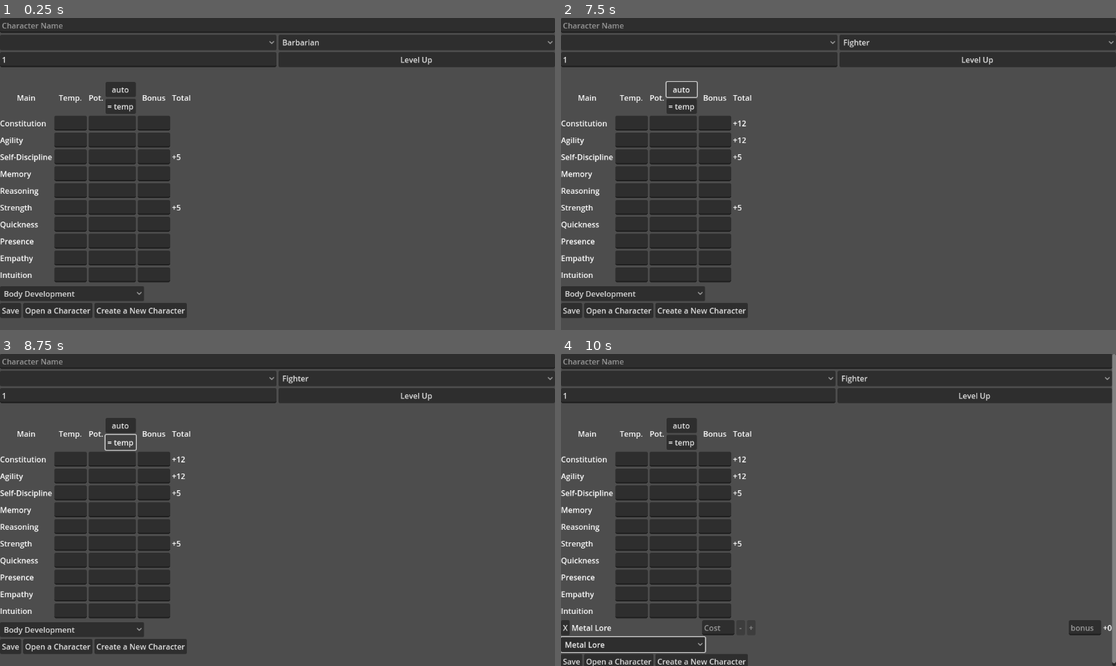
Above: before the commit, frames 1-4 (two rows, left to right).
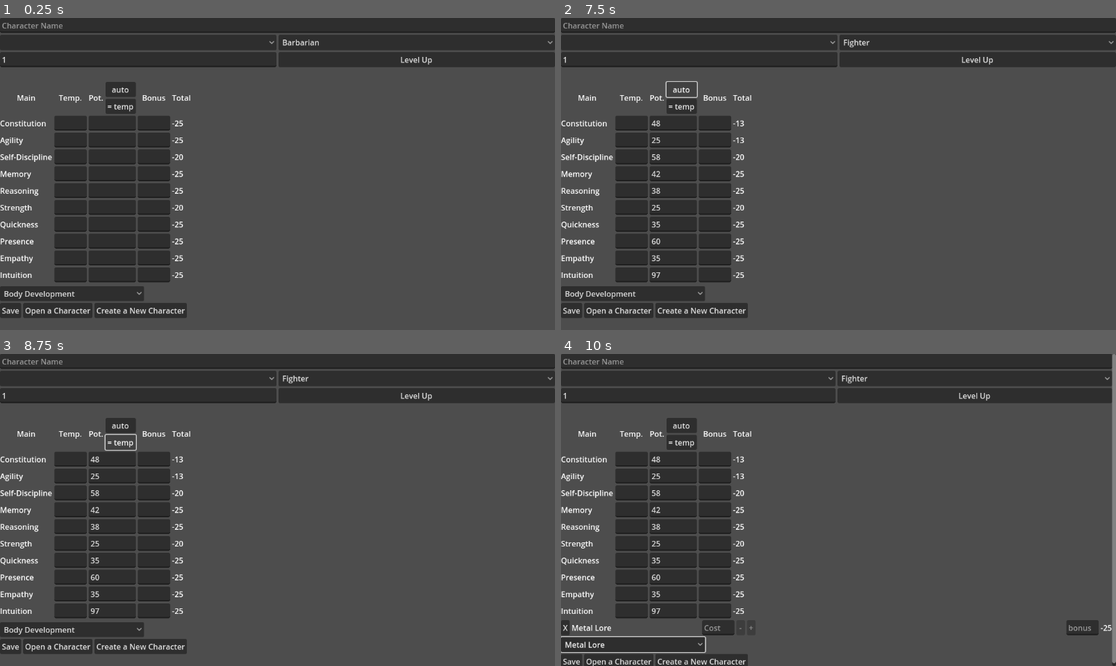
Above: after the commit, the same moments.

Repository: the-alex-g/RMCalculator
Game: Godot game, scene res://main/main.tscn
Same seed, same stepped clock (60 frames per second), same inputs: the game is played once before the commit and once after it.
Inputs (mouse positions are in pixels of both pictures, inside the frame that each line leads up to):
- Up to frame 1 (0.25 s): no input
- Up to frame 2 (7.5 s): click (838, 24) at 0.52 s; type "Alex" at 0.6 s; click (633, 124) at 0.75 s; type "12" at 0.83 s; click (672, 124) at 0.98 s; type "12" at 1.07 s; click (716, 124) at 1.27 s; type "12" at 1.35 s; click (633, 139) at 1.5 s; type "12" at 1.58 s; click (672, 139) at 1.73 s; type "12" at 1.82 s; click (716, 139) at 2.02 s; type "12" at 2.1 s; click (633, 158) at 2.25 s; type "12" at 2.33 s; click (672, 158) at 2.48 s; type "12" at 2.57 s; click "Create a New Character" at 2.75 s; click "Create a New Character" at 3.5 s; click (699, 42) at 4.25 s; click "Barbarian" at 5 s; click "Level Up" at 5.75 s; click "Fighter" at 6.5 s; click "auto" at 7.25 s
- Up to frame 3 (8.75 s): click "= temp" at 8 s
- Up to frame 4 (10 s): click "Body Development" at 8.75 s; click "Open a Character" at 9.5 s

The runs differ from the first frame. In frame 1, 0.2% of the frame differs, in the area x 30-34%, y 32-84%; in frame 2, 0.4%; in frame 3, 0.4%; in frame 4, 0.5%, in the area x 16-100%, y 32-91%.

Commit message:
Add page that's formatted for printing

Diff:
--- a/project/main/main.gd
+++ b/project/main/main.gd
@@ -35,8 +35,10 @@
 func _process(_delta: float) -> void:
 	if Input.is_action_just_pressed("open"):
 		_open_file_dialog(_open)
-	if Input.is_action_just_pressed("save"):
+	elif Input.is_action_just_pressed("save"):
 		_save()
+	elif Input.is_action_just_pressed("new"):
+		_make_new()
 
 
 func _on_save_button_pressed() -> void:
@@ -101,6 +103,8 @@
 
 	_load_path = filepath
 
+	_dev_point_label.text = ""
+
 
 func _select_item_by_text(option_button: OptionButton, text: String) -> void:
 	for i in option_button.item_count:
@@ -162,8 +166,8 @@
 
 func _finish_level() -> void:
 	_leveling_up = false
-	_dev_point_label.hide()
-	_log_label.hide()
+	_dev_point_label.text = ""
+	_log_label.text = ""
 	level_up_finished.emit()
 	_level_up_button.text = "Level Up"
 
@@ -171,10 +175,8 @@
 func _level_up() -> void:
 	level += 1
 	_log_label.text = _stat_field.level_up()
-	_log_label.show()
 	var dev_points := _stat_field.get_dev_points()
 	_dev_point_label.text = "Dev Points: %d" % [dev_points]
-	_dev_point_label.show()
 	_skill_container.level_up(dev_points)
 	_leveling_up = true
 	_level_up_button.text = "Finish Level Up"
--- /dev/null
+++ b/project/output/compound_cell.gd
@@ -0,0 +1,32 @@
+@tool
+class_name CompoundHeading
+extends VBoxContainer
+
+@export var title := "" :
+	set(value):
+		title = value
+		_title_label.text = "- " + title + " -"
+@export var sections : Array[String] = [] :
+	set(value):
+		sections = value
+		for child in _section_container.get_children():
+			child.queue_free()
+		for section in sections:
+			var label := Label.new()
+			_section_container.add_child(label)
+			label.text = section
+			label.horizontal_alignment = HORIZONTAL_ALIGNMENT_CENTER
+		_section_container.columns = sections.size()
+
+var _title_label := Label.new()
+var _section_container := GridContainer.new()
+
+
+func _init() -> void:
+	_title_label.horizontal_alignment = HORIZONTAL_ALIGNMENT_CENTER
+	add_child(_title_label, false, Node.INTERNAL_MODE_FRONT)
+	add_child(_section_container, false, Node.INTERNAL_MODE_FRONT)
+
+
+func add_element(item: Control) -> void:
+	_section_container.add_child(item)
--- /dev/null
+++ b/project/output/print.gd
@@ -0,0 +1,128 @@
+extends ScrollContainer
+
+const STAT_NAMES := {
+	SkillContainer.IN:"Intuition",
+	SkillContainer.EM:"Empathy",
+	SkillContainer.AG:"Agility",
+	SkillContainer.QU:"Quickness",
+	SkillContainer.PR:"Presence",
+	SkillContainer.ST:"Strength",
+	SkillContainer.RE:"Reasoning",
+	SkillContainer.ME:"Memory",
+	SkillContainer.SD:"Self-Discipline",
+	SkillContainer.CO:"Constitution"
+}
+
+
+func _ready() -> void:
+	load_from("res://characters/nuquerna.cfg")
+
+
+func load_from(path: String) -> void:
+	var file := ConfigFile.new()
+	file.load(path)
+
+	var race: String = file.get_value("character", "race", "")
+	var rm_class: String = file.get_value("character", "class", "")
+	var level: int  = file.get_value("character", "level", 1)
+	$VBoxContainer/GridContainer/Name.text = "Character Name: " + file.get_value("character", "name", "")
+	$VBoxContainer/GridContainer/Label.text = "Profession: " + rm_class
+	$VBoxContainer/GridContainer/HBoxContainer/Label2.text = "Race: " + race
+	$VBoxContainer/GridContainer/HBoxContainer/Label.text = "Level: %d" % [level]
+
+	var stat_bonuses := {}
+
+	var stat_info : Dictionary = file.get_value("character", "stats", {})
+	for stat: String in StatField.STATS:
+		var stat_dict : Dictionary = stat_info.get_or_add(stat, {"temp":0, "pot":0, "bonus":0})
+		for s:String in [
+			stat, "(OP)", str(stat_dict.temp), str(stat_dict.pot)
+		]:
+			var label := Label.new()
+			label.text = s
+			$VBoxContainer/HBoxContainer/Stats.add_child(label)
+
+		if stat in ["Constitution", "Agility", "Self-Discipline", "Memory", "Reasoning"]:
+			var label := Label.new()
+			label.text = str(StatField.calculate_dev_points(stat_dict.temp))
+			label.horizontal_alignment = HORIZONTAL_ALIGNMENT_CENTER
+			$VBoxContainer/HBoxContainer/Stats.add_child(label)
+		else:
+			$VBoxContainer/HBoxContainer/Stats.add_child(Control.new())
+
+		var normal := StatField.get_base_bonus(stat_dict.temp)
+		var racial := StatField.get_racial_bonus(stat, race)
+		var total : int = normal + racial + stat_dict.bonus
+		stat_bonuses[stat] = total
+		for i: int in [normal, racial, total]:
+
+			var label := Label.new()
+			label.text = str(i)
+			label.horizontal_alignment = HORIZONTAL_ALIGNMENT_CENTER
+			$VBoxContainer/HBoxContainer/StatBonuses.add_element(label)
+
+	if file.has_section("skills"):
+		for skill_name in file.get_section_keys("skills"):
+			var skill_dict : Dictionary = file.get_value("skills", skill_name, {})
+			var skill : SkillContainer.Skill = SkillContainer.skill_dict[skill_name]
+			var boxes : Array[HBoxContainer] = [HBoxContainer.new(), HBoxContainer.new(), HBoxContainer.new()]
+			for box in boxes:
+				$VBoxContainer/HBoxContainer2/Ranks.add_element(box)
+			for i in skill_dict.rank:
+				var tick := TextureRect.new()
+				tick.custom_minimum_size = Vector2(0, 23)
+				tick.texture = preload("res://skills/tick_mark.png")
+				tick.modulate = Color.BLACK
+				if i % 5 == 4:
+					tick.custom_minimum_size = Vector2(32, 0)
+					tick.size_flags_horizontal = Control.SIZE_SHRINK_END
+					tick.size_flags_vertical = Control.SIZE_SHRINK_CENTER
+					tick.stretch_mode = TextureRect.STRETCH_KEEP
+				else:
+					tick.stretch_mode = TextureRect.STRETCH_KEEP_CENTERED
+				if i < 10:
+					boxes[0].add_child(tick)
+				elif i < 20:
+					boxes[1].add_child(tick)
+				else:
+					boxes[2].add_child(tick)
+			var label := Label.new()
+			label.text = skill_name
+			$VBoxContainer/HBoxContainer2/GridContainer.add_child(label)
+
+			label = Label.new()
+			label.text = skill_dict.cost
+			$VBoxContainer/HBoxContainer2/GridContainer.add_child(label)
+
+			label = Label.new()
+			var rank_bonus := SkillEntry.get_rank_bonus(skill_dict.rank)
+			label.text = str(rank_bonus)
+			$VBoxContainer/HBoxContainer2/Bonuses.add_element(label)
+
+			label = Label.new()
+			var stat_bonus := 0
+			for stat in skill.stats:
+				stat_bonus += stat_bonuses[STAT_NAMES[stat]]
+			stat_bonus /= skill.stats.size()
+			label.text = str(floor(stat_bonus))
+			$VBoxContainer/HBoxContainer2/Bonuses.add_element(label)
+
+			label = Label.new()
+			label.text = ""
+			var level_bonus := 0
+			if skill.category in SkillContainer.CLASS_LEVEL_BONUSES[rm_class]:
+				level_bonus = SkillContainer.CLASS_LEVEL_BONUSES[rm_class][skill.category] * level
+				label.text = str(level_bonus)
+			$VBoxContainer/HBoxContainer2/Bonuses.add_element(label)
+
+			$VBoxContainer/HBoxContainer2/Bonuses.add_element(Control.new())
+
+			label = Label.new()
+			label.text = str(skill_dict.bonus) if skill_dict.bonus != 0 else ""
+			$VBoxContainer/HBoxContainer2/Bonuses.add_element(label)
+
+			$VBoxContainer/HBoxContainer2/Bonuses.add_element(Control.new())
+
+			label = Label.new()
+			label.text = str(skill_dict.bonus + level_bonus + stat_bonus + rank_bonus)
+			$VBoxContainer/HBoxContainer2/Bonuses.add_element(label)
--- /dev/null
+++ b/project/output/print.tscn
@@ -0,0 +1,145 @@
+[gd_scene load_steps=3 format=3 uid="uid://dbrodt8pnxnyg"]
+
+[ext_resource type="Script" path="res://output/compound_cell.gd" id="1_5gs3u"]
+[ext_resource type="Script" path="res://output/print.gd" id="1_8ihut"]
+
+[node name="Print" type="ScrollContainer"]
+anchors_preset = 15
+anchor_right = 1.0
+anchor_bottom = 1.0
+grow_horizontal = 2
+grow_vertical = 2
+script = ExtResource("1_8ihut")
+
+[node name="VBoxContainer" type="VBoxContainer" parent="."]
+layout_mode = 2
+
+[node name="GridContainer" type="GridContainer" parent="VBoxContainer"]
+layout_mode = 2
+columns = 2
+
+[node name="Name" type="Label" parent="VBoxContainer/GridContainer"]
+layout_mode = 2
+size_flags_horizontal = 3
+text = "Character Name: "
+
+[node name="PlayerName" type="Label" parent="VBoxContainer/GridContainer"]
+layout_mode = 2
+size_flags_horizontal = 3
+text = "Player Name:"
+
+[node name="Label" type="Label" parent="VBoxContainer/GridContainer"]
+layout_mode = 2
+size_flags_horizontal = 3
+text = "Profession"
+
+[node name="HBoxContainer" type="HBoxContainer" parent="VBoxContainer/GridContainer"]
+layout_mode = 2
+size_flags_horizontal = 3
+
+[node name="Label" type="Label" parent="VBoxContainer/GridContainer/HBoxContainer"]
+layout_mode = 2
+size_flags_horizontal = 3
+text = "Level"
+
+[node name="Label2" type="Label" parent="VBoxContainer/GridContainer/HBoxContainer"]
+layout_mode = 2
+size_flags_horizontal = 3
+text = "Race"
+
+[node name="Label2" type="Label" parent="VBoxContainer/GridContainer"]
+layout_mode = 2
+size_flags_horizontal = 3
+text = "Place of Origin"
+
+[node name="Label3" type="Label" parent="VBoxContainer/GridContainer"]
+layout_mode = 2
+size_flags_horizontal = 3
+text = "Religion"
+
+[node name="HBoxContainer" type="HBoxContainer" parent="VBoxContainer"]
+layout_mode = 2
+
+[node name="Stats" type="GridContainer" parent="VBoxContainer/HBoxContainer"]
+layout_mode = 2
+columns = 5
+
+[node name="Label4" type="Label" parent="VBoxContainer/HBoxContainer/Stats"]
+layout_mode = 2
+text = "Main"
+
+[node name="Label5" type="Label" parent="VBoxContainer/HBoxContainer/Stats"]
+layout_mode = 2
+text = "Abbr."
+horizontal_alignment = 2
+
+[node name="Label" type="Label" parent="VBoxContainer/HBoxContainer/Stats"]
+layout_mode = 2
+text = "Temp."
+horizontal_alignment = 1
+
+[node name="Label2" type="Label" parent="VBoxContainer/HBoxContainer/Stats"]
+layout_mode = 2
+text = "Pot."
+horizontal_alignment = 1
+
+[node name="Label3" type="Label" parent="VBoxContainer/HBoxContainer/Stats"]
+layout_mode = 2
+text = "Dev.
+Pts."
+horizontal_alignment = 1
+
+[node name="StatBonuses" type="VBoxContainer" parent="VBoxContainer/HBoxContainer"]
+layout_mode = 2
+script = ExtResource("1_5gs3u")
+title = "BONUSES"
+sections = Array[String](["Normal", "Race", "Total"])
+
+[node name="Languages" type="GridContainer" parent="VBoxContainer/HBoxContainer"]
+layout_mode = 2
+columns = 2
+
+[node name="Label" type="Label" parent="VBoxContainer/HBoxContainer/Languages"]
+layout_mode = 2
+text = "Languages"
+
+[node name="CompoundHeading" type="VBoxContainer" parent="VBoxContainer/HBoxContainer/Languages"]
+layout_mode = 2
+script = ExtResource("1_5gs3u")
+title = "RANK"
+sections = Array[String](["Spoken", "Written"])
+
+[node name="HBoxContainer2" type="HBoxContainer" parent="VBoxContainer"]
+layout_mode = 2
+
+[node name="GridContainer" type="GridContainer" parent="VBoxContainer/HBoxContainer2"]
+layout_mode = 2
+columns = 2
+
+[node name="Label" type="Label" parent="VBoxContainer/HBoxContainer2/GridContainer"]
+layout_mode = 2
+text = "Skill/Capability"
+vertical_alignment = 2
+
+[node name="Label2" type="Label" parent="VBoxContainer/HBoxContainer2/GridContainer"]
+layout_mode = 2
+text = "Cost"
+vertical_alignment = 2
+
+[node name="Control" type="Label" parent="VBoxContainer/HBoxContainer2/GridContainer"]
+layout_mode = 2
+
+[node name="Control2" type="Label" parent="VBoxContainer/HBoxContainer2/GridContainer"]
+layout_mode = 2
+
+[node name="Ranks" type="VBoxContainer" parent="VBoxContainer/HBoxContainer2"]
+layout_mode = 2
+script = ExtResource("1_5gs3u")
+title = "SKILL RANKS"
+sections = Array[String](["5/Rank", "2/Rank", "1/Rank"])
+
+[node name="Bonuses" type="VBoxContainer" parent="VBoxContainer/HBoxContainer2"]
+layout_mode = 2
+script = ExtResource("1_5gs3u")
+title = "BONUSES"
+sections = Array[String](["Rank", "Stat", "Level", "Item", "Misc.", "Misc.", "Total"])
--- a/project/project.godot
+++ b/project/project.godot
@@ -27,9 +27,9 @@
 "events": [Object(InputEventKey,"resource_local_to_scene":false,"resource_name":"","device":-1,"window_id":0,"alt_press …(191 unchanged characters)…
 ]
 }
-save_as={
+new={
 "deadzone": 0.5,
-"events": [Object(InputEventKey,"resource_local_to_scene":false,"resource_name":"","device":-1,"window_id":0,"alt_pressed":false,"shift_pressed":true,"ctrl_pressed":true,"meta_pressed":false,"pressed":false,"keycode":0,"physical_keycode":83,"key_label":0,"unicode":115,"location":0,"echo":false,"script":null)
+"events": [Object(InputEventKey,"resource_local_to_scene":false,"resource_name":"","device":-1,"window_id":0,"alt_pressed":false,"shift_pressed":false,"ctrl_pressed":true,"meta_pressed":false,"pressed":false,"keycode":0,"physical_keycode":78,"key_label":0,"unicode":110,"location":0,"echo":false,"script":null)
 ]
 }
 
--- a/project/skills/skill_container.gd
+++ b/project/skills/skill_container.gd
@@ -357,7 +357,7 @@
 	}
 }
 
-var skills : Array[Skill] = [
+static var _skills : Array[Skill] = [
 	Skill.new("Body Development", [CO], "Body Dev."),
 	Skill.new("Administration", [PR, EM], "Academic"),
 	Skill.new("Advanced Math", [RE, ME], "Academic"),
@@ -571,7 +571,7 @@
 	Skill.new("Trap-Building", [RE, EM], "Subterfuge"),
 	Skill.new("Trickery", [PR, QU], "Subterfuge")
 ]
-var _skill_dict := {}
+static var skill_dict := {}
 var _dev_points := 0 :
 	set(value):
 		_dev_points = value
@@ -604,12 +604,15 @@
 		category = cat
 
 
+static func _static_init() -> void:
+	for skill in _skills:
+		skill_dict[skill.skill_name] = skill
+
+
 func _ready() -> void:
-	# this is a workaround for having built an array instead of a dict
-	for skill in skills:
-		_skill_dict[skill.skill_name] = skill
-		_skill_selection_button.add_item(skill.skill_name)
-	skills.clear()
+	for skill_name: String in skill_dict:
+		_skill_selection_button.add_item(skill_name)
+	_skills.clear()
 
 
 func _get_stat_bonus(stat_list : Array) -> int:
@@ -624,7 +627,7 @@
 		if skill_field.skill.skill_name == skill_name:
 			return
 
-	var skill : Skill = _skill_dict[skill_name]
+	var skill : Skill = skill_dict[skill_name]
 
 	var skill_field := preload("res://skills/skill_entry.tscn").instantiate()
 	skill_field.skill = skill
--- a/project/skills/skill_entry.gd
+++ b/project/skills/skill_entry.gd
@@ -72,16 +72,16 @@
 
 
 func calculate_bonus(level: int, class_bonuses: Dictionary, stat_bonus: int) -> void:
-	var bonus := _get_rank_bonus()
+	var bonus := get_rank_bonus(get_rank())
 	if skill.category in class_bonuses:
 		bonus += class_bonuses[skill.category] * level
 	bonus += stat_bonus + _extra_bonus
 	_total_bonus = bonus
 
 
-func _get_rank_bonus() -> int:
+static func get_rank_bonus(rank: int) -> int:
 	var bonus := 0
-	for i in get_rank():
+	for i in rank:
 		if i < 10:
 			bonus += 5
 		elif i < 20:
@@ -92,6 +92,9 @@
 
 
 func _on_delete_pressed() -> void:
+	# ensures skill refund
+	for i in _upgrades_this_level:
+		_remove_tick_box()
 	queue_free()
 
 
--- a/project/stat_field/stat_field.gd
+++ b/project/stat_field/stat_field.gd
@@ -191,45 +191,48 @@
 	bonuses_changed.emit(get_total_bonuses())
 
 
+static func get_base_bonus(temp: int) -> int:
+	var bonus := 0
+	if temp >= 102:
+		bonus =  35
+	elif temp == 101:
+		bonus =  30
+	elif temp == 100:
+		bonus =  25
+	elif temp >= 98:
+		bonus =  20
+	elif temp >= 95:
+		bonus =  15
+	elif temp >= 90:
+		bonus =  10
+	elif temp >= 75:
+		bonus =  5
+	elif temp >= 25:
+		bonus =  0
+	elif temp >= 10:
+		bonus =  -5
+	elif temp >= 5:
+		bonus =  -10
+	elif temp >= 3:
+		bonus =  -15
+	elif temp == 2:
+		bonus =  -20
+	else:
+		bonus =  -25
+	return bonus
+
+
 func _get_bonus(stat: String) -> int:
-	var bonus := 0
-	if stat in _temps:
-		var temp : int = _temps[stat]
-		if temp >= 102:
-			bonus =  35
-		elif temp == 101:
-			bonus =  30
-		elif temp == 100:
-			bonus =  25
-		elif temp >= 98:
-			bonus =  20
-		elif temp >= 95:
-			bonus =  15
-		elif temp >= 90:
-			bonus =  10
-		elif temp >= 75:
-			bonus =  5
-		elif temp >= 25:
-			bonus =  0
-		elif temp >= 10:
-			bonus =  -5
-		elif temp >= 5:
-			bonus =  -10
-		elif temp >= 3:
-			bonus =  -15
-		elif temp == 2:
-			bonus =  -20
-		else:
-			bonus =  -25
+	var bonus := get_base_bonus(_temps.get_or_add(stat, 0))
 	if stat in _bonuses:
 		bonus += _bonuses[stat]
-	return bonus + _get_racial_bonus(stat)
-
-
-func _get_racial_bonus(stat: String) -> int:
-	if _race in RACES:
-		if stat in RACES[_race]:
-			return RACES[_race][stat]
+	return bonus + get_racial_bonus(stat, _race)
+
+
+static func get_racial_bonus(stat: String, race: String) -> int:
+	if race in RACES:
+		if stat in RACES[race]:
+			return RACES[race][stat]
 	return 0
 
 
@@ -349,11 +352,11 @@
 func get_dev_points() -> int:
 	var total := 0
 	for stat in ["Constitution", "Agility", "Self-Discipline", "Memory", "Reasoning"]:
-		total += _calculate_dev_points(_temps[stat])
+		total += calculate_dev_points(_temps[stat])
 	return total
 
 
-func _calculate_dev_points(temp : int) -> int:
+static func calculate_dev_points(temp : int) -> int:
 	if temp <= 4:
 		return 1
 	elif temp <= 14:
